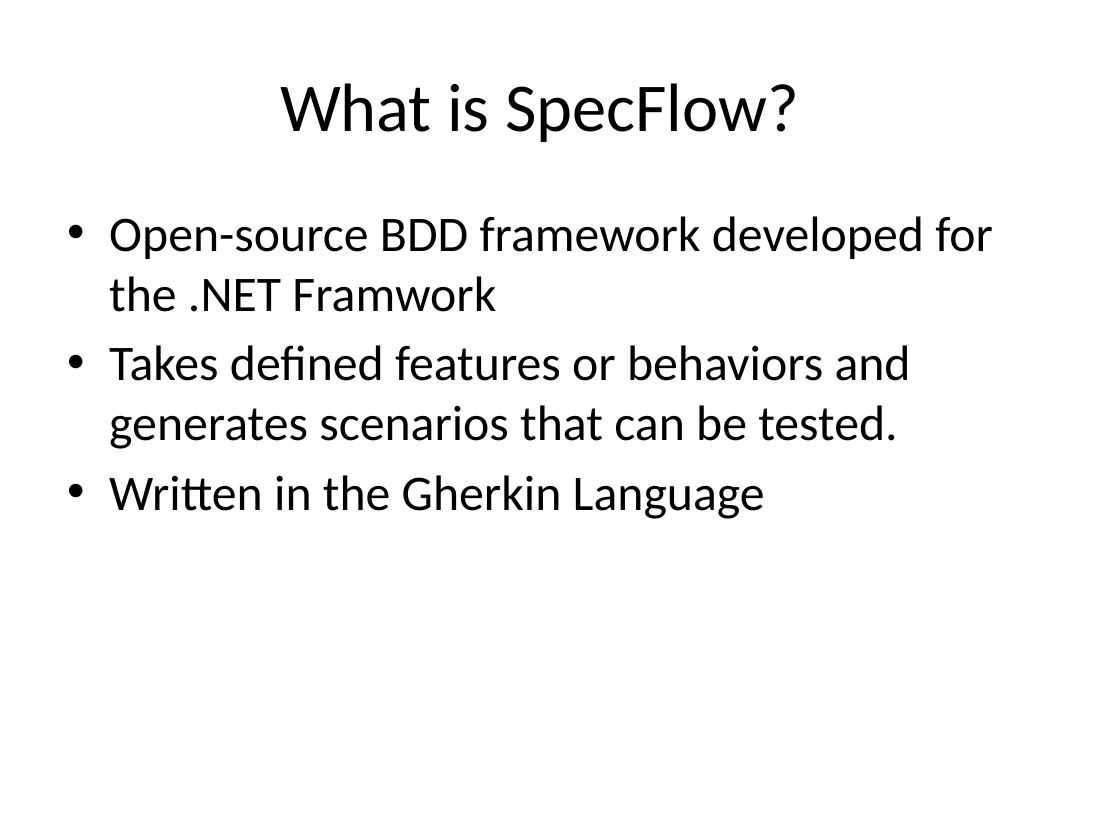
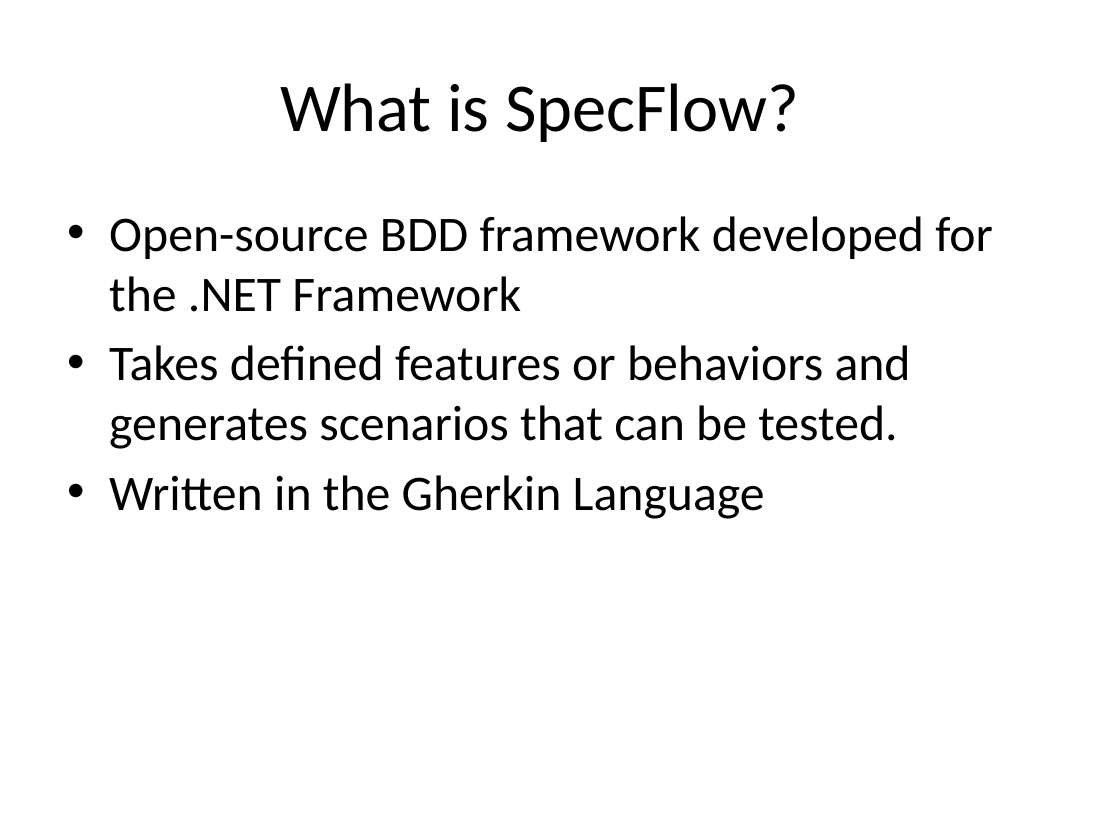
Before and after one commit to jerrelblankenship/Presentations, a slide deck: slide 6 of ColumbusCodeCamp2012/Slides/BDDWebApp.pptx. Drawn at 1120x840 pixels with LibreOffice and Linux fonts; fonts in the diff are those of the drawing. Boxes give left, top, right and bottom in pixels: in the first picture for what was removed or moved away, otherwise in the second. Text is boxed around its words. In the diff, an @@ line names an element or a change of style, - is before the commit and + after.

```diff
--- a/ColumbusCodeCamp2012/Slides/BDDWebApp.pptx
+++ b/ColumbusCodeCamp2012/Slides/BDDWebApp.pptx
@@ text at (109,216,993,312): text changed @@
-• Open-source BDD framework developed for the .NET Framwork
+• Open-source BDD framework developed for the .NET Framework
```
Also in this commit, not shown: 2 other slides changed.
